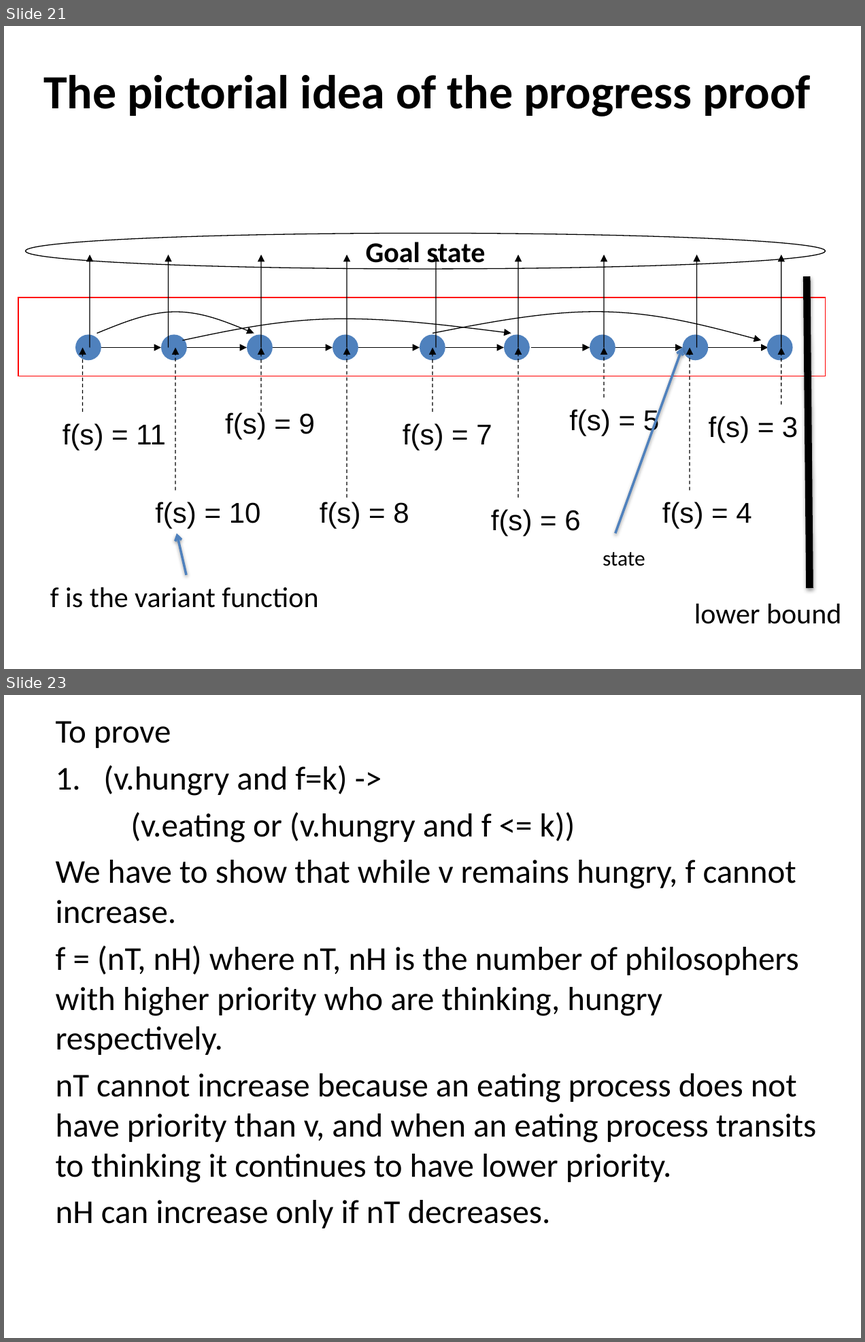
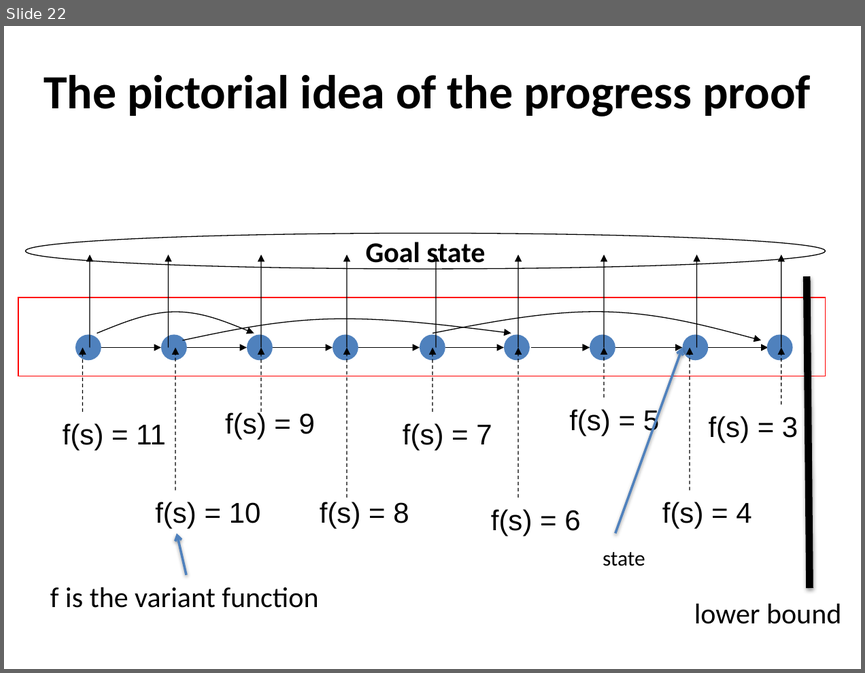
Before and after one commit to kmchandy/kmchandy.github.io, a slide deck: DiningPhilosophers/DiningPhilosophers.pptx. Shown one above the other, each under a label of ours: slides 21 and 23 before the commit, slide 22 after it; the slides between them are not shown. The pictures are 865x1342 and 865x673 pixels, drawn with LibreOffice and Linux fonts; fonts in the diff are those of the drawing. Boxes give left, top, right and bottom in pixels: in the first picture for what was removed or moved away, otherwise in the second. Text is boxed around its words. In the diff, an @@ line names an element or a change of style, - is before the commit and + after.

Commit message:
Changed DistributedDiningPhilosophers to DiningPhilosophers.

```diff
--- a/DiningPhilosophers/DiningPhilosophers.pptx
+++ b/DiningPhilosophers/DiningPhilosophers.pptx
@@ slide 23 removed at (4,695,861,1338), background #FFFFFF @@
@@ text removed at (56,721,816,1228) @@
-To prove
-1. (v.hungry and f=k) ->
-(v.eating or (v.hungry and f <= k))
-We have to show that while v remains hungry, f cannot increase.
-f = (nT, nH) where nT, nH is the number of philosophers with higher priority who are thinking, hungry respectively.
-nT cannot increase because an eating process does not have priority than v, and when an eating process transits to thinking it continues to have lower priority.
-nH can increase only if nT decreases.
@@ what was slide 21 is now slide 22 @@
```
Also in this commit, not shown: 12 slides changed, 3 slides added, 5 other slides removed, 29 other files.
